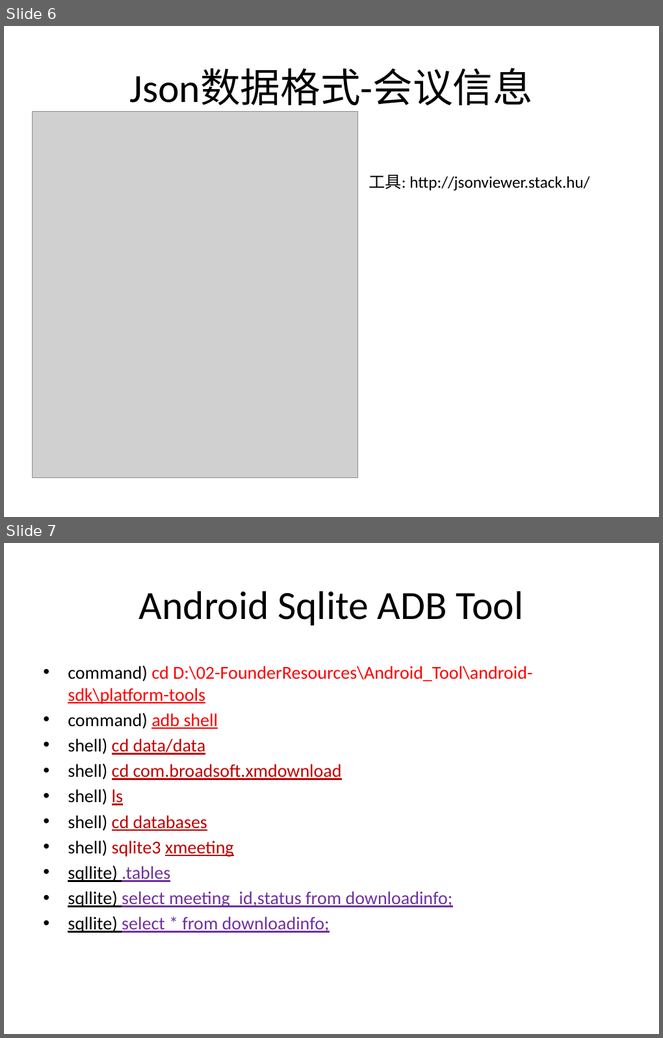
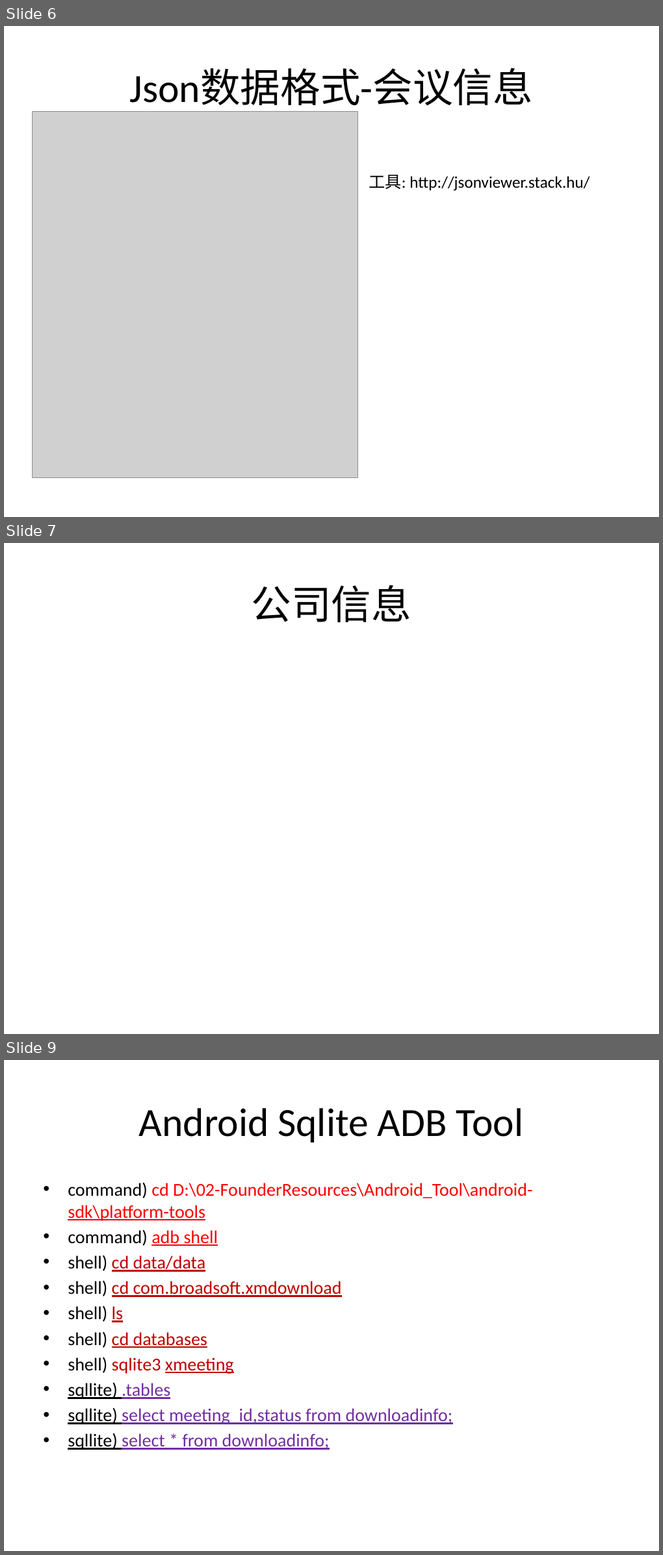
Before and after one commit to ljvblfz/x00001, a slide deck: sourcecode/project/xmeeting/doc/前后台交互服务设计.pptx. Shown one above the other, each under a label of ours: slides 6 and 7 before the commit, slides 6, 7 and 9 after it; the slides between them are not shown. The pictures are 663x1038 and 663x1555 pixels, drawn with LibreOffice and Linux fonts; fonts in the diff are those of the drawing; grey boxes stand for pictures. Boxes give left, top, right and bottom in pixels: in the first picture for what was removed or moved away, otherwise in the second. Text is boxed around its words. In the diff, an @@ line names an element or a change of style, - is before the commit and + after.

```diff
--- a/sourcecode/project/xmeeting/doc/前后台交互服务设计.pptx
+++ b/sourcecode/project/xmeeting/doc/前后台交互服务设计.pptx
@@ slide 7 added at (4,543,659,1034), background #FFFFFF @@
@@ title added at (252,585,412,622), 44 pt, text #000000 @@
+公司信息
@@ what was slide 7 is now slide 9 @@
```
Also in this commit, not shown: 1 slide changed, 1 other slide added.
